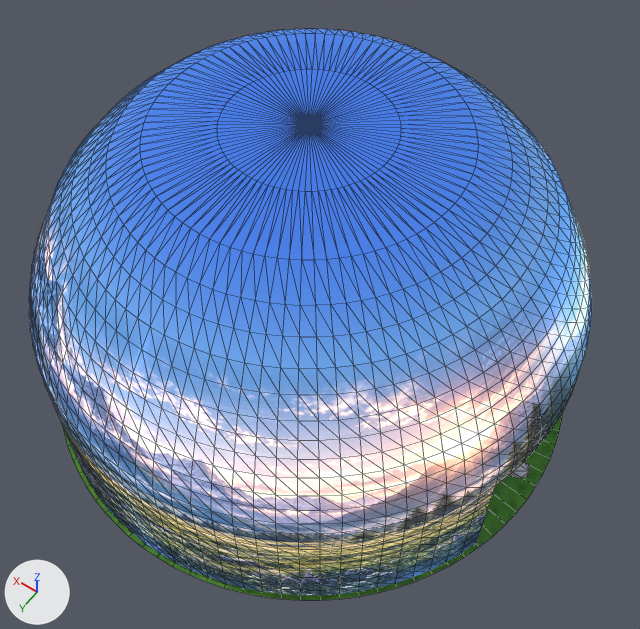
Two versions of the glTF model assets/models/terra.glb, one commit apart.
One viewpoint serves both versions: a 50 mm lens placed at (-11.2, 15.2, 26.6), pointed at (-1.1, 1.0, 4.3). Lighting does not change. The marker at lower left points along +X, +Y and +Z. The picture after the commit comes second. Mesh edges are drawn as thin lines. Objects named as collision shapes, trigger or cutter boxes, shadow casters or lower levels of detail are left out.

In view in the first picture: 'Lawn', 'SkyCap', 'View1', 'View2' and 1 more.
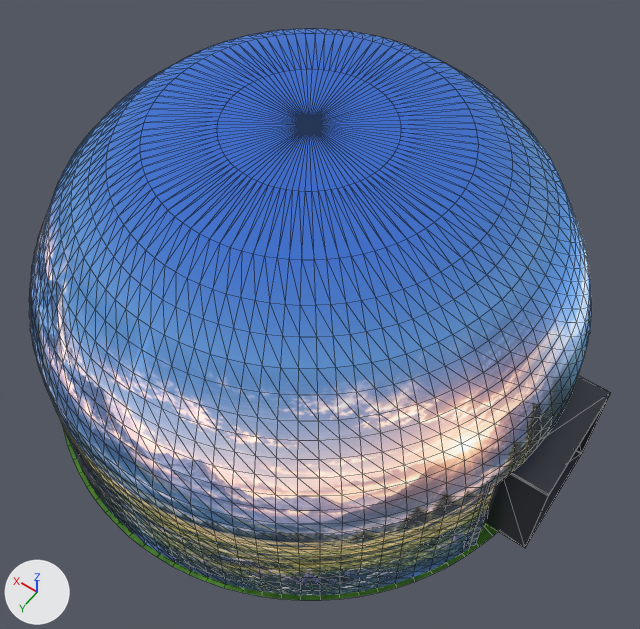
What differs and where, as boxes [x1, y1, x2, y2] in the pictures (640 x 629 px):
'SkyCap', surface changed
    both: [71, 29, 548, 368]
'View1', surface changed
    both: [29, 113, 563, 595]
'View2', surface changed
    both: [511, 111, 592, 421]
'Portal', added
    after: [468, 376, 611, 549]

The change, as a list of edits to the scene's bpy script:
```text
Change mat_terraview1:
    where n0 = _N.new('ShaderNodeBsdfPrincipled'); n0.name = 'Principled BSDF'
    n0.inputs[28].default_value: 1.0 -> 0.5  # 'Emission Strength'
Change mat_terraview2:
    where n0 = _N.new('ShaderNodeBsdfPrincipled'); n0.name = 'Principled BSDF'
    n0.inputs[28].default_value: 1.0 -> 0.5  # 'Emission Strength'
Change mat_terraskycap:
    where n0 = _N.new('ShaderNodeBsdfPrincipled'); n0.name = 'Principled BSDF'
    n0.inputs[28].default_value: 1.0 -> 0.5  # 'Emission Strength'
Add mat_portalpanel:
    mat_portalpanel = principled_material('PortalPanel')
    mat_portalpanel.base_color = (0.07, 0.08, 0.1)  # dark grey #4b5059
    mat_portalpanel.metallic = 0.6
    mat_portalpanel.roughness = 0.35
Add me_portal:
    me_portal.from_pydata(...)  # 40 vertices, 84 faces; spans x -9.8..-8.3, y -3.2..3.2, z 0.0..4.5
    me_portal.materials.append(mat_portalpanel)  # dark grey #4b5059
Add ob_portal:
    ob_portal = bpy.data.objects.new('Portal', me_portal)
    ob_portal.location = (0.0, 0.0, 0.0)
```
